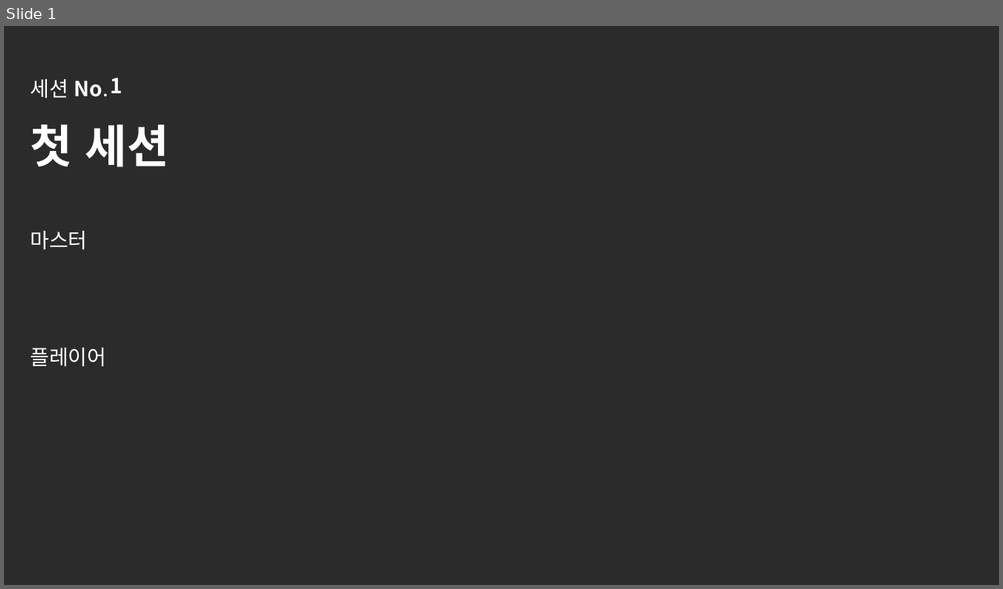
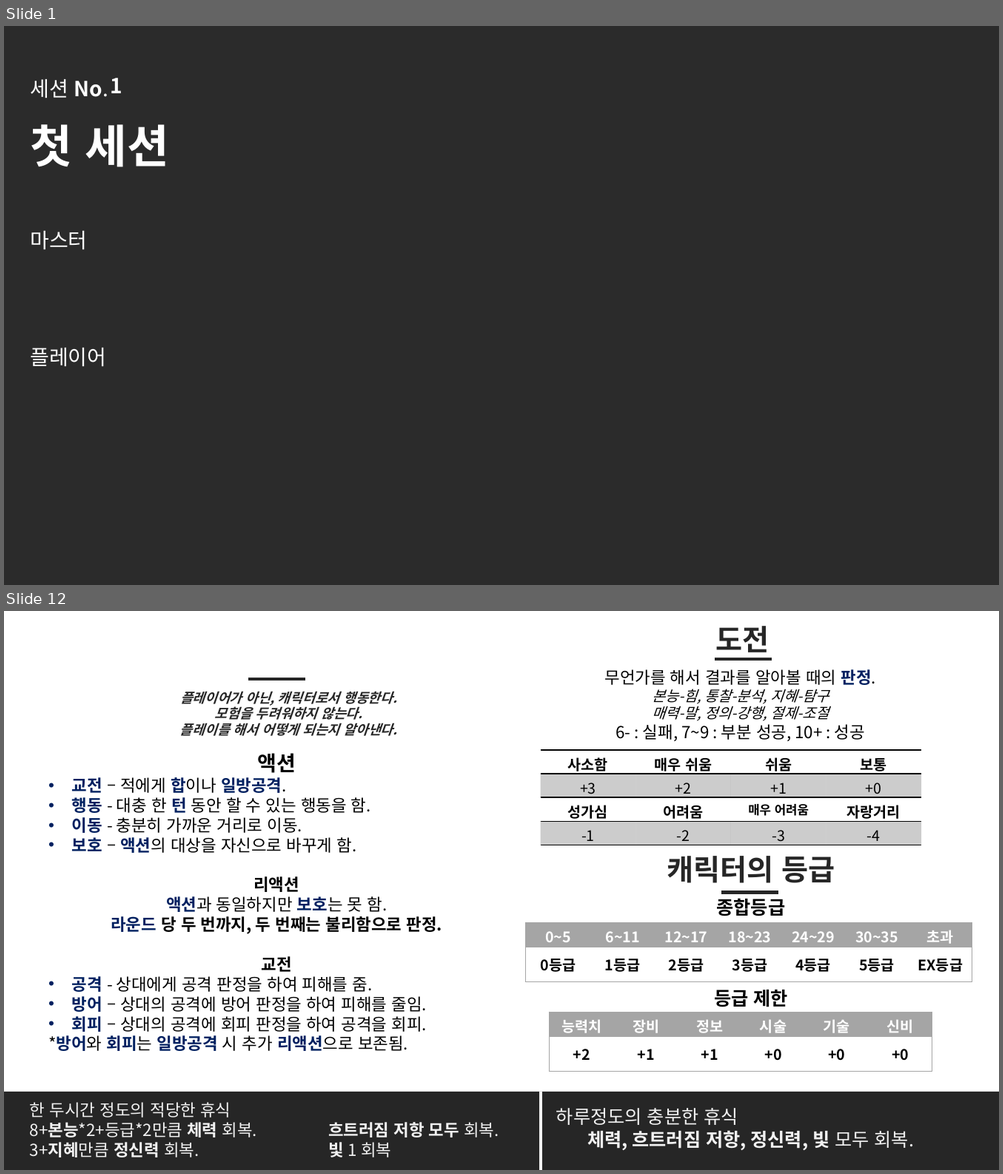
Before and after one commit to helloing0119/lobotomytrpg, a slide deck: 롭티알_진행.pptx. Shown one above the other, each under a label of ours: slide 1 before the commit, slides 1 and 12 after it; the slides between them are not shown. The pictures are 1003x589 and 1003x1174 pixels, drawn with LibreOffice and Linux fonts; fonts in the diff are those of the drawing; background and template pictures are left out; a plain dark background stands for a picture behind light text. Boxes give left, top, right and bottom in pixels: in the first picture for what was removed or moved away, otherwise in the second. Text is boxed around its words. In the diff, an @@ line names an element or a change of style, - is before the commit and + after.

```diff
--- a/롭티알_진행.pptx
+++ b/롭티알_진행.pptx
@@ slide 12 added at bbox=[4, 611, 999, 1170], background #FFFFFF @@
@@ text added at bbox=[716, 626, 769, 658], 28 pt, text #262626, bold @@
+도전
@@ text added at bbox=[605, 669, 876, 741], 16 pt, text #000000 @@
+무언가를 해서 결과를 알아볼 때의 판정.
+본능-힘, 통찰-분석, 지혜-탐구
+매력-말, 정의-강행, 절제-조절
+6- : 실패, 7~9 : 부분 성공, 10+ : 성공
@@ line added from (714, 659) to (771, 659), #262626 3 pt @@
@@ text added at bbox=[180, 691, 398, 736], 12.9 pt, text #262626, bold, italic @@
+플레이어가 아닌, 캐릭터로서 행동한다.
+모험을 두려워하지 않는다.
+플레이를 해서 어떻게 되는지 알아낸다.
@@ line added from (248, 680) to (305, 680), #262626 3 pt @@
@@ text added at bbox=[48, 753, 443, 1051], 16 pt, text #000000 @@
+액션
+• 교전 – 적에게 합이나 일방공격.
+• 행동 - 대충 한 턴 동안 할 수 있는 행동을 함.
+• 이동 - 충분히 가까운 거리로 이동.
+• 보호 – 액션의 대상을 자신으로 바꾸게 함.
+리액션
+액션과 동일하지만 보호는 못 함.
+라운드 당 두 번까지, 두 번째는 불리함으로 판정.
+교전
+• 공격 - 상대에게 공격 판정을 하여 피해를 줌.
+• 방어 – 상대의 공격에 방어 판정을 하여 피해를 줄임.
+• 회피 – 상대의 공격에 회피 판정을 하여 공격을 회피.
+*방어와 회피는 일방공격 시 추가 리액션으로 보존됨.
@@ table added at bbox=[540, 750, 922, 800], 2 rows, 4 columns @@
+사소함 | 매우 쉬움 | 쉬움 | 보통
++3 | +2 | +1 | +0
@@ table added at bbox=[540, 797, 922, 849], 2 rows, 4 columns @@
+성가심 | 어려움 | 매우 어려움 | 자랑거리
+-1 | -2 | -3 | -4
@@ text added at bbox=[666, 856, 834, 883], 28 pt, text #262626, bold @@
+캐릭터의 등급
@@ text added at bbox=[717, 898, 785, 917], 18 pt, text #000000, bold @@
+종합등급
@@ line added from (721, 893) to (778, 893), #262626 3 pt @@
@@ table added at bbox=[526, 922, 972, 982], 2 rows, 7 columns @@
+0~5 | 6~11 | 12~17 | 18~23 | 24~29 | 30~35 | 초과
+0등급 | 1등급 | 2등급 | 3등급 | 4등급 | 5등급 | EX등급
@@ text added at bbox=[714, 990, 788, 1008], 18 pt, text #000000, bold @@
+등급 제한
@@ table added at bbox=[549, 1012, 931, 1072], 2 rows, 6 columns @@
+능력치 | 장비 | 정보 | 시술 | 기술 | 신비
++2 | +1 | +1 | +0 | +0 | +0
@@ rectangle added at bbox=[4, 1092, 999, 1170], fill #262626 @@
@@ line added from (540, 1092) to (540, 1170), #F2F2F2 3 pt @@
@@ text added at bbox=[30, 1102, 498, 1158], 16 pt, text #F2F2F2 @@
+한 두시간 정도의 적당한 휴식
+8+본능*2+등급*2만큼 체력 회복. 흐트러짐 저항 모두 회복.
+3+지혜만큼 정신력 회복. 빛 1 회복
@@ text added at bbox=[556, 1108, 913, 1150], 18 pt, text #F2F2F2 @@
+하루정도의 충분한 휴식
+체력, 흐트러짐 저항, 정신력, 빛 모두 회복.
```
Also in this commit, not shown: 1 other slide added, 2 slides removed, 28 other files.
